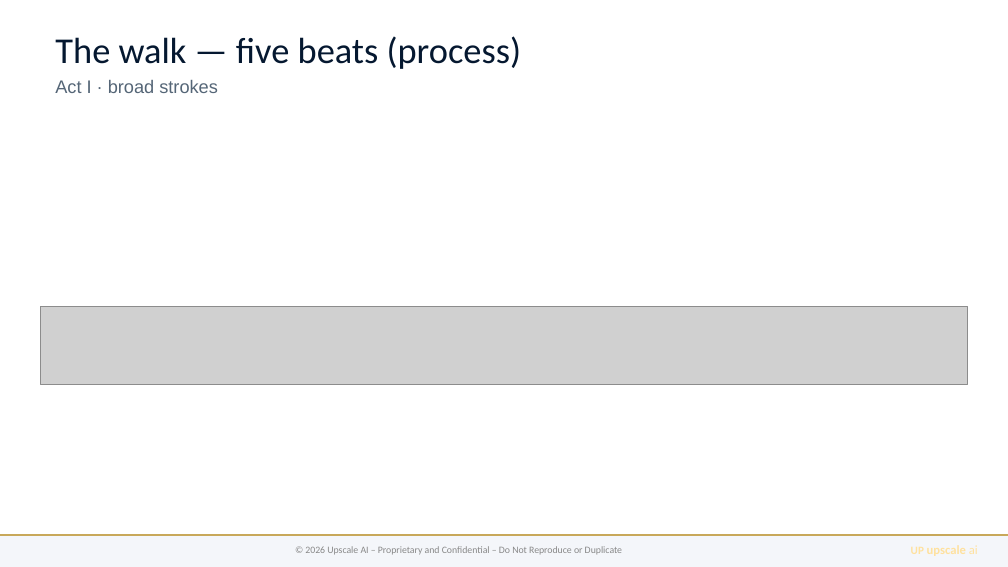
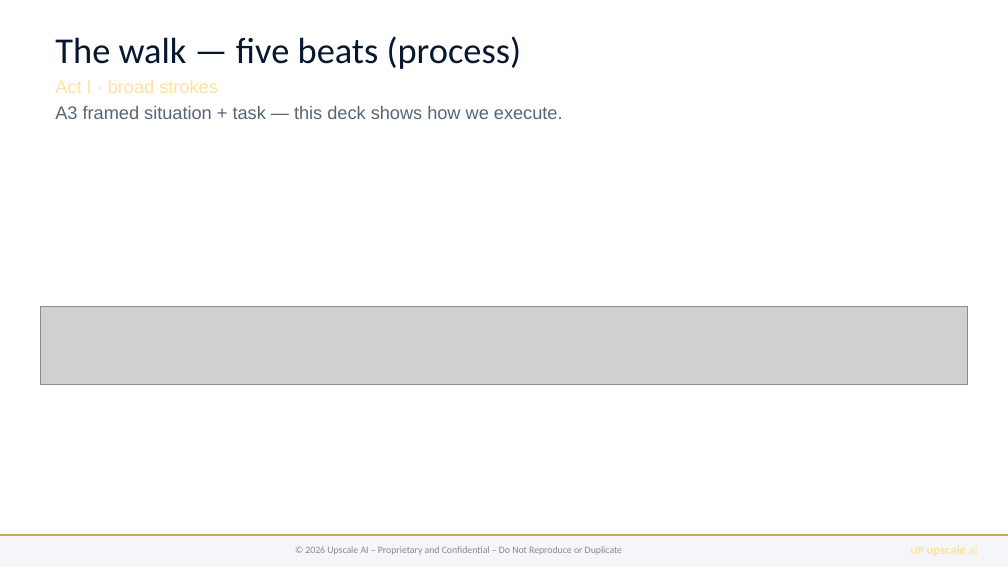
Before and after one commit to upscale-ai-network/agent-template, a slide deck: slide 2 of dt122/bugatti-qos-ccc.pptx. Drawn at 1008x567 pixels with LibreOffice and Linux fonts; fonts in the diff are those of the drawing; grey boxes stand for pictures. Boxes give left, top, right and bottom in pixels: in the first picture for what was removed or moved away, otherwise in the second. Text is boxed around its words. In the diff, an @@ line names an element or a change of style, - is before the commit and + after.

```diff
--- a/dt122/bugatti-qos-ccc.pptx
+++ b/dt122/bugatti-qos-ccc.pptx
@@ text "The walk — five beats ..." at <box>55,36,563,119</box>: text colour #556677 to #FFE19E in "Act I · broad strokes" @@
@@ text at <box>55,106,563,119</box>: paragraph added @@
+A3 framed situation + task — this deck shows how we execute.
```
Also in this commit, not shown: 6 other slides changed, 7 other files.
